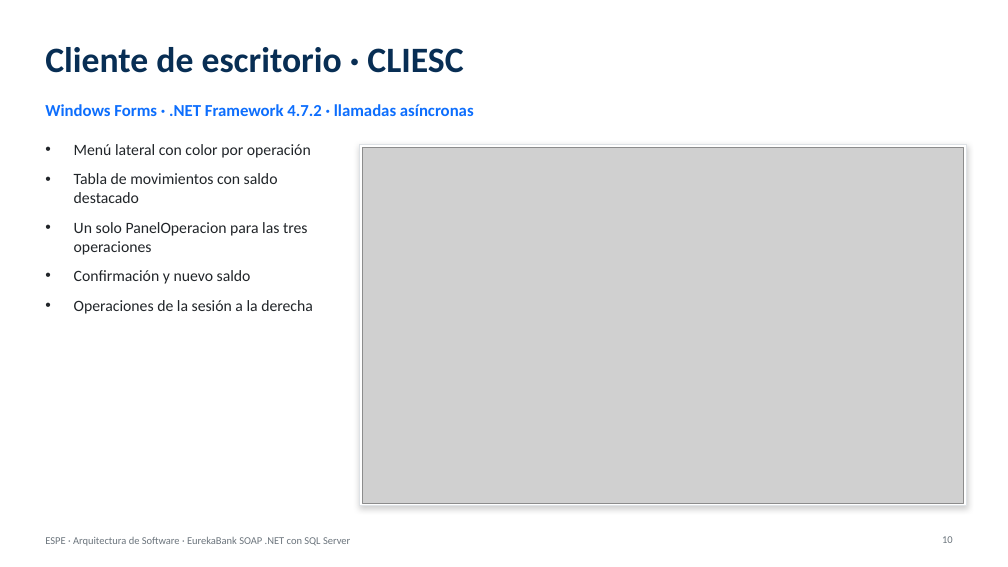
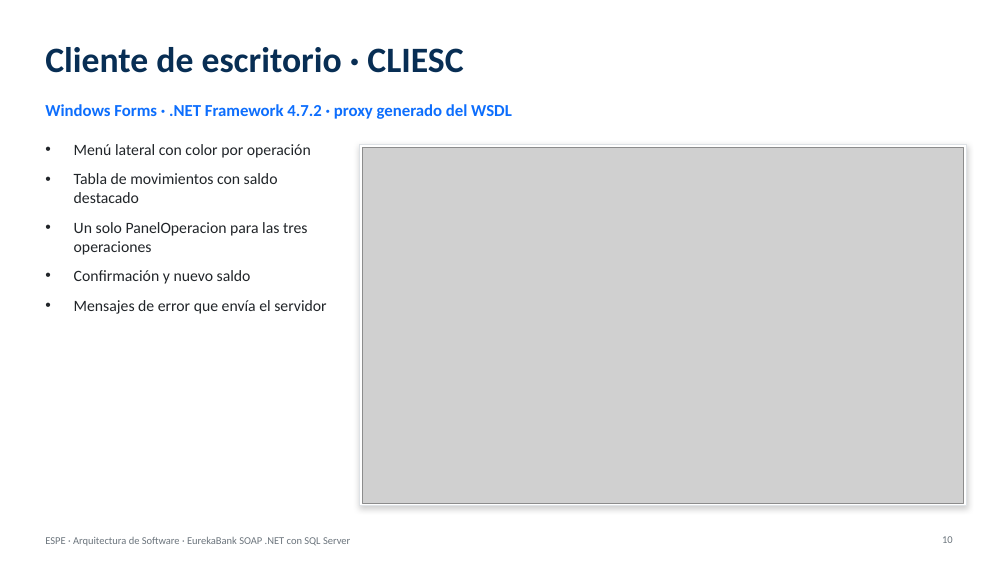
Before and after one commit to jsmasapanta/T2.1.2-PAO202651_SOAP_DOTNET_BDD_NRC36884_GR01, a slide deck: slide 10 of 05. DOCUMENTACIÓN/MANUAL_EUREKABANK_SOAP_DOTNET_BDD_GR01.pptx. Drawn at 1008x567 pixels with LibreOffice and Linux fonts; fonts in the diff are those of the drawing; grey boxes stand for pictures. Boxes give left, top, right and bottom in pixels: in the first picture for what was removed or moved away, otherwise in the second. Text is boxed around its words. In the diff, an @@ line names an element or a change of style, - is before the commit and + after.

Commit message:
Clientes solo de presentacion: datos y contrato desde el WSDL, reglas en el servidor
- Consola y escritorio: proxy WSEurekaReference.cs generado con SvcUtil; web y movil con dotnet-svcutil.
  Se eliminan las copias a mano del contrato (IWSEureka) y de los modelos (Empleado, Cuenta, Movimiento).
- Los clientes ya no validan reglas del banco (8 digitos, importe, cuentas distintas): solo campos vacios
  y que el importe sea numero; el resto lo valida el servidor y se muestra su mensaje.
- Movil: ChannelFactory<WSEureka> con System.ServiceModel.Http en lugar del sobre SOAP armado a mano.
- README, LEEME, diagrama de clases de clientes, ERS, manual y presentacion actualizados; manual incluye el ASMX.

```diff
--- a/05. DOCUMENTACIÓN/MANUAL_EUREKABANK_SOAP_DOTNET_BDD_GR01.pptx
+++ b/05. DOCUMENTACIÓN/MANUAL_EUREKABANK_SOAP_DOTNET_BDD_GR01.pptx
@@ text at [45, 104, 512, 119]: text changed @@
-Windows Forms · .NET Framework 4.7.2 · llamadas asíncronas
+Windows Forms · .NET Framework 4.7.2 · proxy generado del WSDL
@@ text at [74, 300, 326, 314]: text changed @@
-• Operaciones de la sesión a la derecha
+• Mensajes de error que envía el servidor
```
Also in this commit, not shown: 3 other slides changed, 45 other files.
